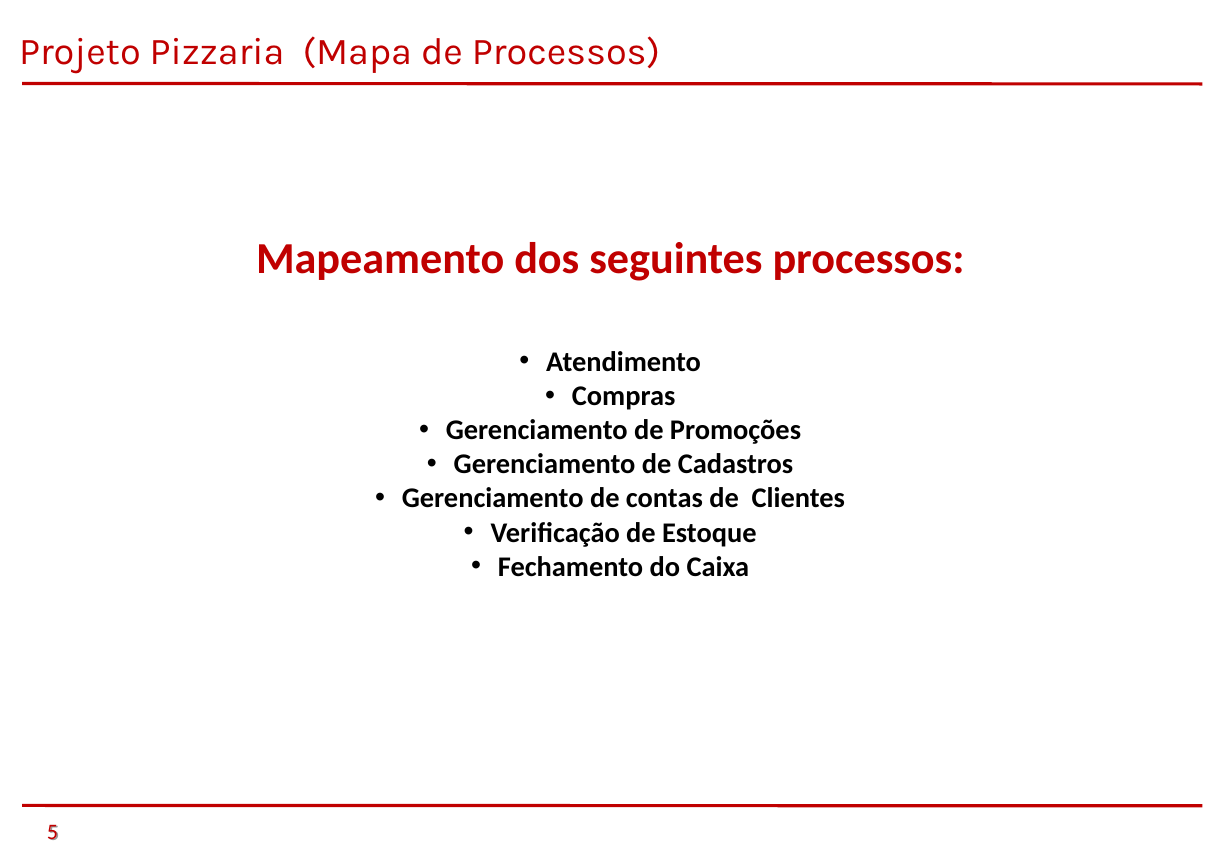
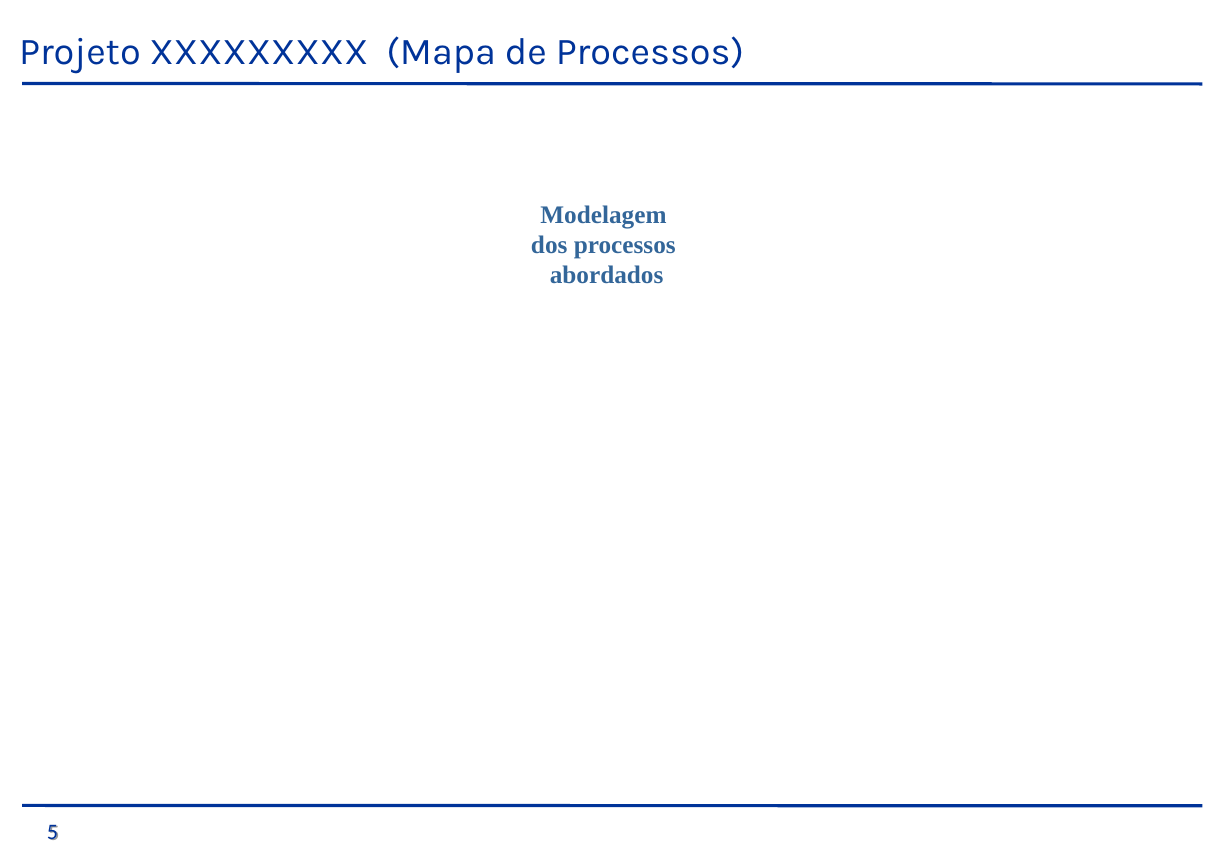
Before and after one commit to saintalex93/tcmpizzaria, a slide deck: slide 5 of GiovanellisPizzariaEntrega1S/TCM - Pizzaria - Semestre 1 - 2014/PTCC/Apresentação/Pizzaria.ppt. Drawn at 1232x853 pixels with LibreOffice and Linux fonts; fonts in the diff are those of the drawing; background and template pictures are left out. Boxes give left, top, right and bottom in pixels: in the first picture for what was removed or moved away, otherwise in the second. Text is boxed around its words. In the diff, an @@ line names an element or a change of style, - is before the commit and + after.

```diff
--- a/GiovanellisPizzariaEntrega1S/TCM - Pizzaria - Semestre 1 - 2014/PTCC/Apresentação/Pizzaria.ppt
+++ b/GiovanellisPizzariaEntrega1S/TCM - Pizzaria - Semestre 1 - 2014/PTCC/Apresentação/Pizzaria.ppt
@@ text at [19, 36, 744, 74]: text changed; text colour #C00000 to #003399 @@
-Projeto Pizzaria (Mapa de Processos)
+Projeto XXXXXXXXX (Mapa de Processos)
@@ line (22, 83) - (1201, 84): stroke #C00000 2.01 pt to #003399 2.01 pt @@
@@ text added at [531, 205, 676, 284], 16 pt, text #336699, bold @@
+Modelagem
+dos processos
+abordados
@@ text removed at [256, 242, 965, 577] @@
-Mapeamento dos seguintes processos:
-• Atendimento
-• Compras
-• Gerenciamento de Promoções
-• Gerenciamento de Cadastros
-• Gerenciamento de contas de Clientes
-• Verificação de Estoque
-• Fechamento do Caixa
@@ line (22, 805) - (1201, 806): stroke #C00000 2.01 pt to #003399 2.01 pt @@
@@ text "5" at [47, 824, 58, 840]: text colour #C00000 to #003399 @@
```
Also in this commit, not shown: 7 other slides changed, 1 slide added, 4 slides removed.
